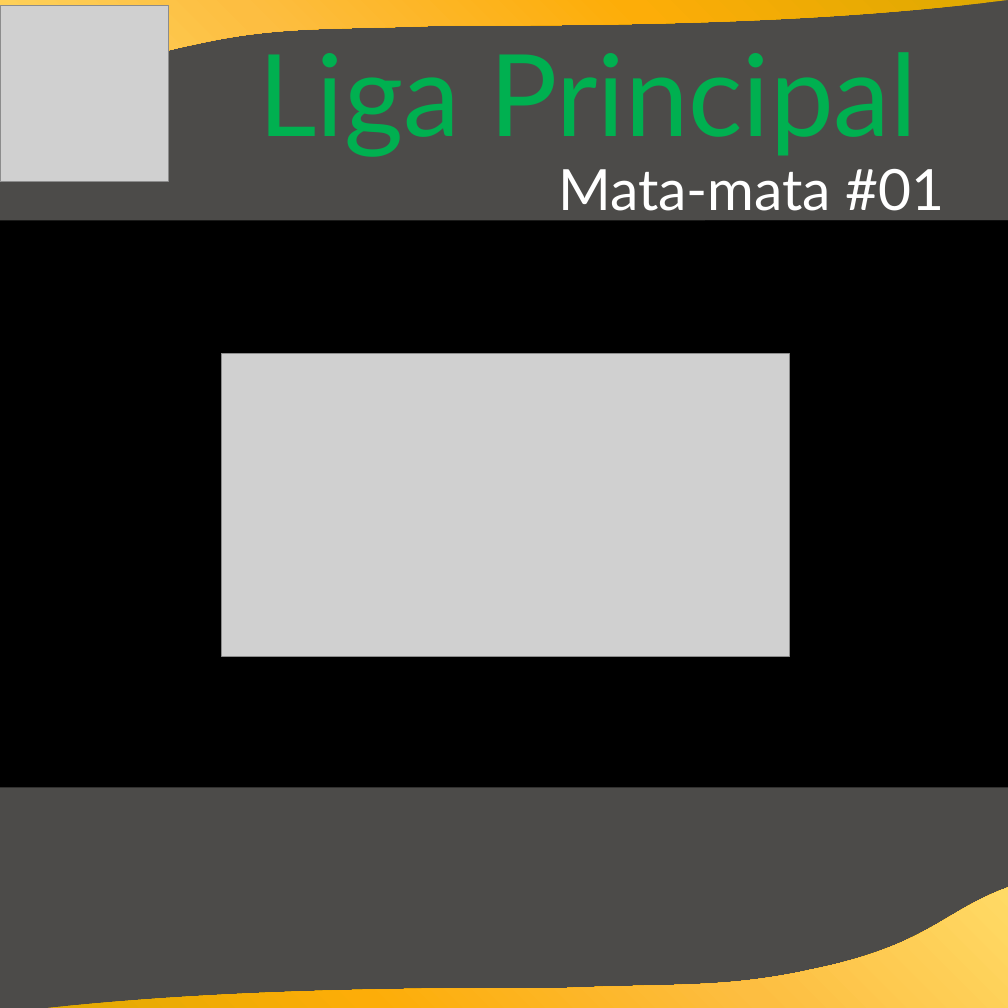
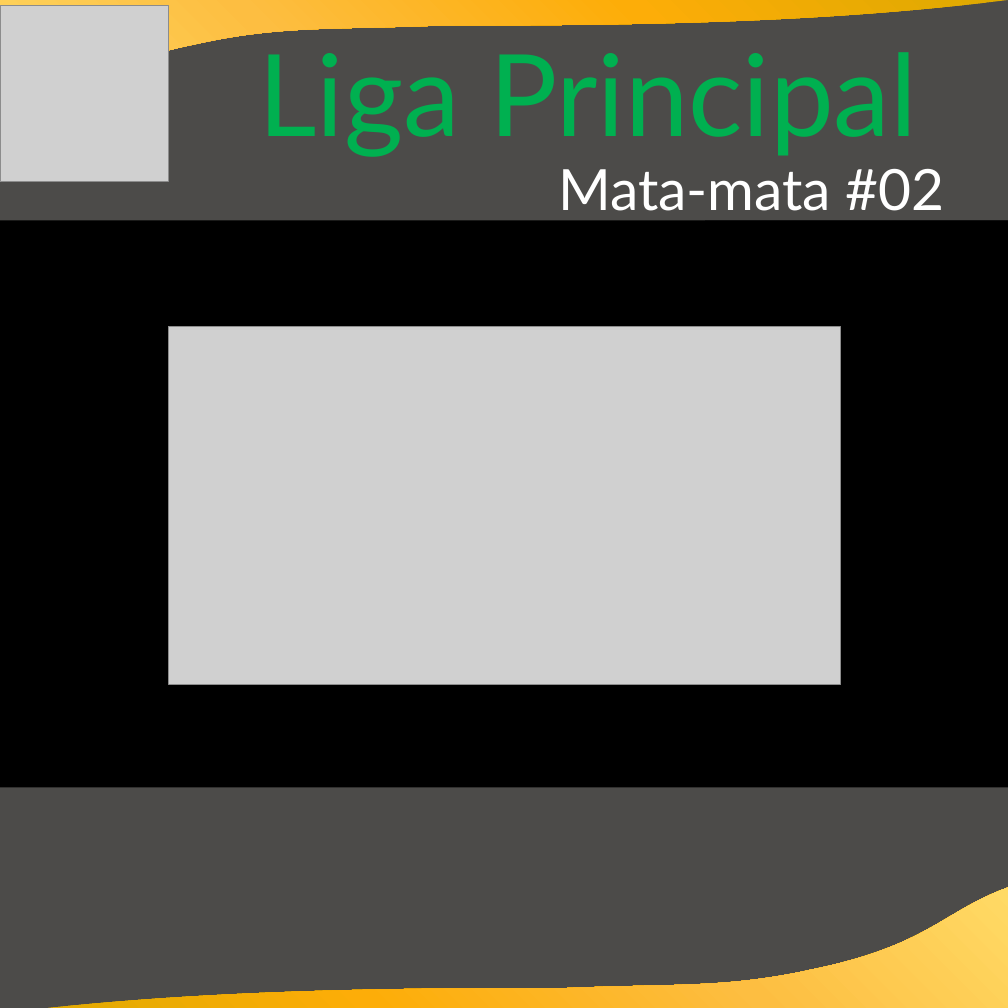
Before and after one commit to cknakayama/automacao_ligaroletarussa2021, a slide deck: slide 8 of Informativos.pptx (slide 7 before the commit). Drawn at 1008x1008 pixels with LibreOffice and Linux fonts; fonts in the diff are those of the drawing; grey boxes stand for pictures; background and template pictures are left out. Boxes give left, top, right and bottom in pixels: in the first picture for what was removed or moved away, otherwise in the second. Text is boxed around its words. In the diff, an @@ line names an element or a change of style, - is before the commit and + after.

```diff
--- a/Informativos.pptx
+++ b/Informativos.pptx
@@ text at box(558, 169, 945, 211): text changed @@
-Mata-mata #01
+Mata-mata #02
@@ picture: place and size @@
-picture at box(222, 354, 790, 656)
+picture at box(169, 327, 841, 685)
```
Also in this commit, not shown: 7 other slides changed, 1 slide added, 6 other files.
